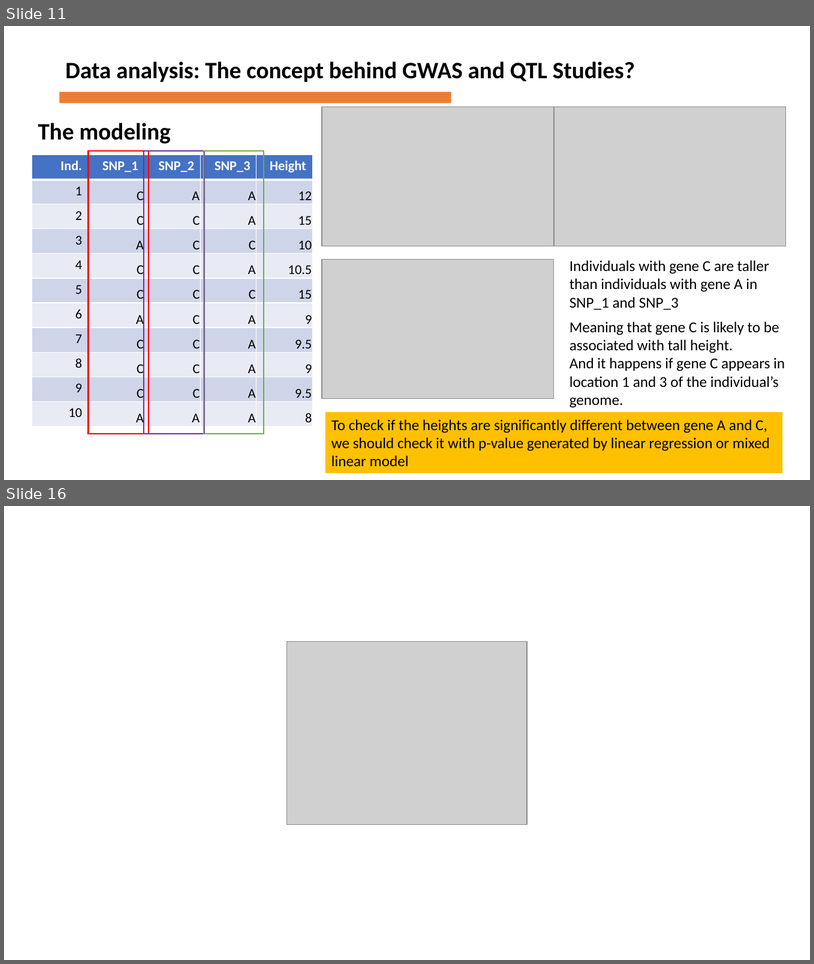
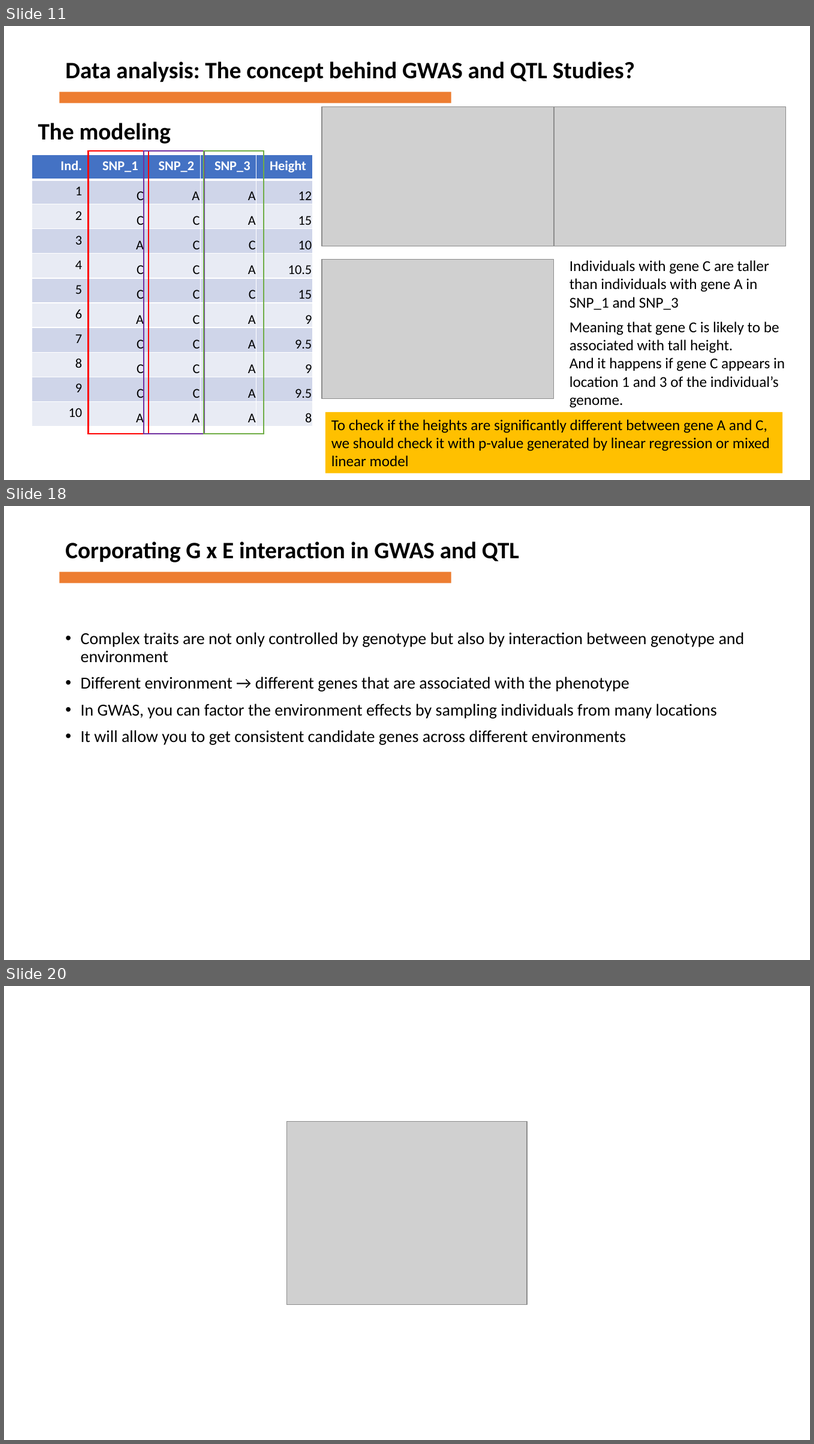
Before and after one commit to firzaariany/Course_Tree_improvement, a slide deck: Advances in quantitative genetics.pptx. Shown one above the other, each under a label of ours: slides 11 and 16 before the commit, slides 11, 18 and 20 after it; the slides between them are not shown. The pictures are 814x964 and 814x1444 pixels, drawn with LibreOffice and Linux fonts; fonts in the diff are those of the drawing; grey boxes stand for pictures. Boxes give left, top, right and bottom in pixels: in the first picture for what was removed or moved away, otherwise in the second. Text is boxed around its words. In the diff, an @@ line names an element or a change of style, - is before the commit and + after.

```diff
--- a/Advances in quantitative genetics.pptx
+++ b/Advances in quantitative genetics.pptx
@@ slide 18 added at bbox=[4, 506, 810, 960], background #FFFFFF @@
@@ text added at bbox=[65, 541, 519, 562], 28 pt, text #000000, bold @@
+Corporating G x E interaction in GWAS and QTL
@@ rectangle added at bbox=[60, 572, 452, 583], fill #ED7D31 @@
@@ text added at bbox=[81, 632, 745, 745], 20 pt, text #000000 @@
+• Complex traits are not only controlled by genotype but also by interaction between genotype and environment
+• Different environment → different genes that are associated with the phenotype
+• In GWAS, you can factor the environment effects by sampling individuals from many locations
+• It will allow you to get consistent candidate genes across different environments
@@ what was slide 16 is now slide 20 @@
```
Also in this commit, not shown: 9 slides changed, 3 other slides added.
